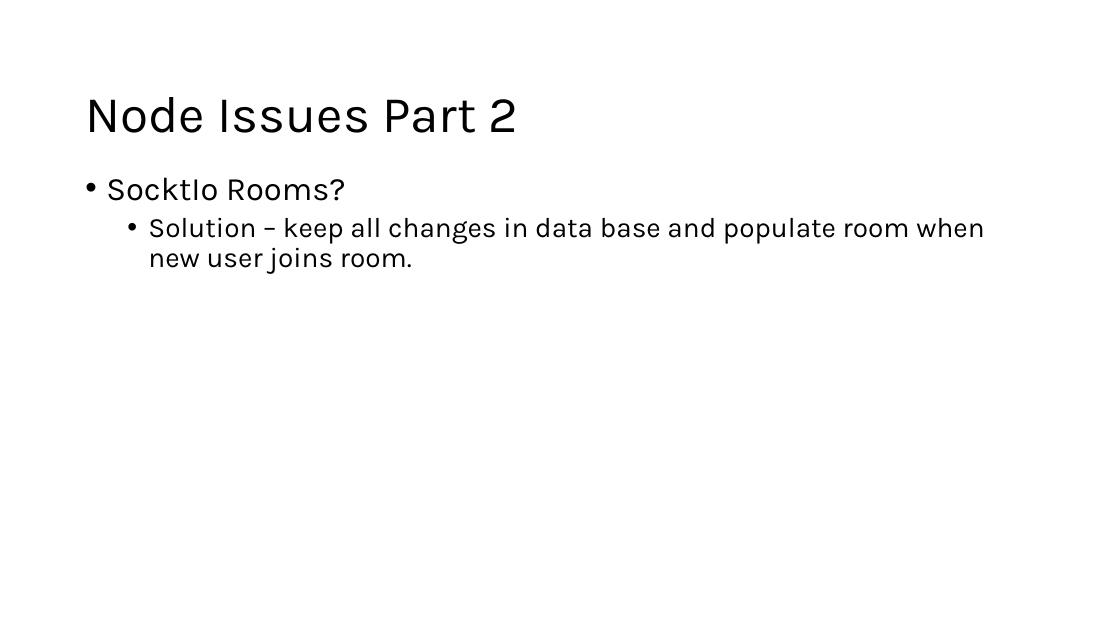
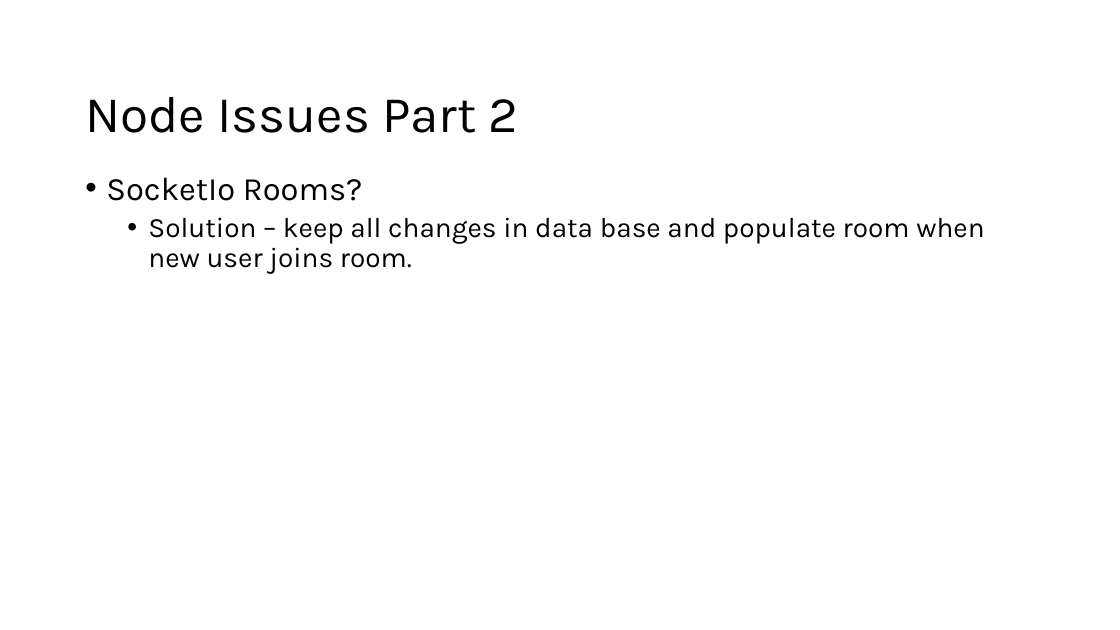
Before and after one commit to justin522/VirtualWhiteboard, a slide deck: slide 16 of Virtual Whiteboard.pptx. Drawn at 1120x630 pixels with LibreOffice and Linux fonts; fonts in the diff are those of the drawing; background and template pictures are left out. Boxes give left, top, right and bottom in pixels: in the first picture for what was removed or moved away, otherwise in the second. Text is boxed around its words. In the diff, an @@ line names an element or a change of style, - is before the commit and + after.

```diff
--- a/Virtual Whiteboard.pptx
+++ b/Virtual Whiteboard.pptx
@@ text at <box>106,177,363,201</box>: text changed @@
-• SocktIo Rooms?
+• SocketIo Rooms?
```
Also in this commit, not shown: 7 other slides changed, 3 slides added, 1 other file.
